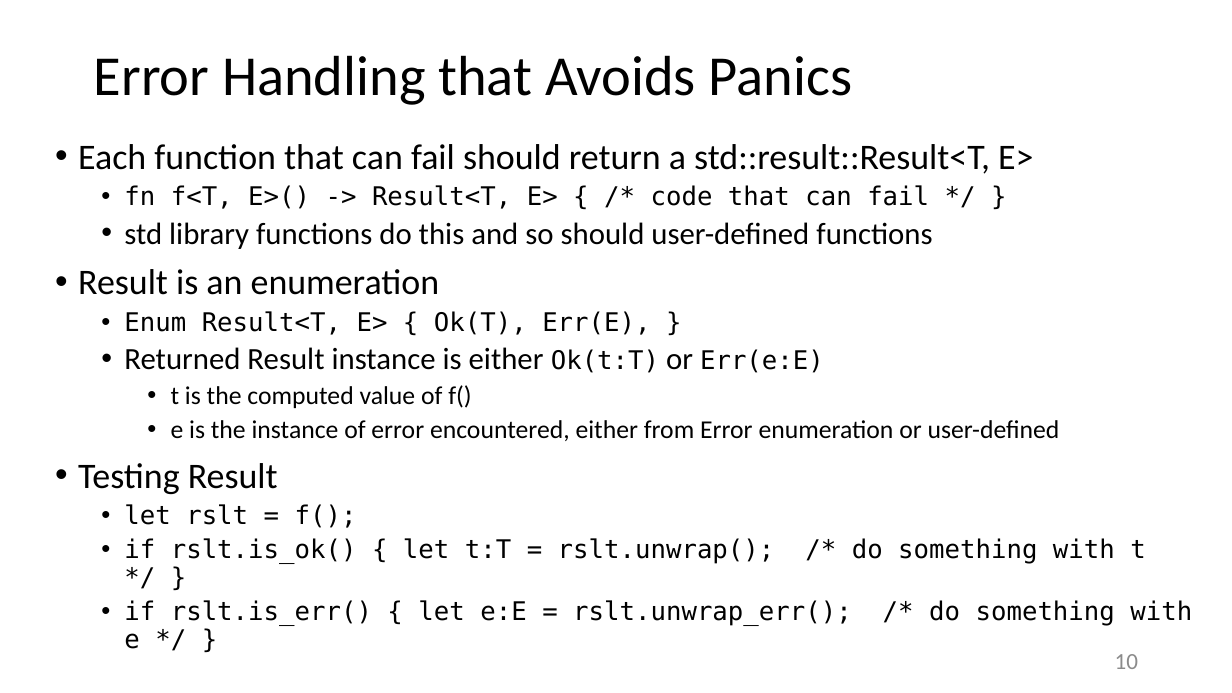
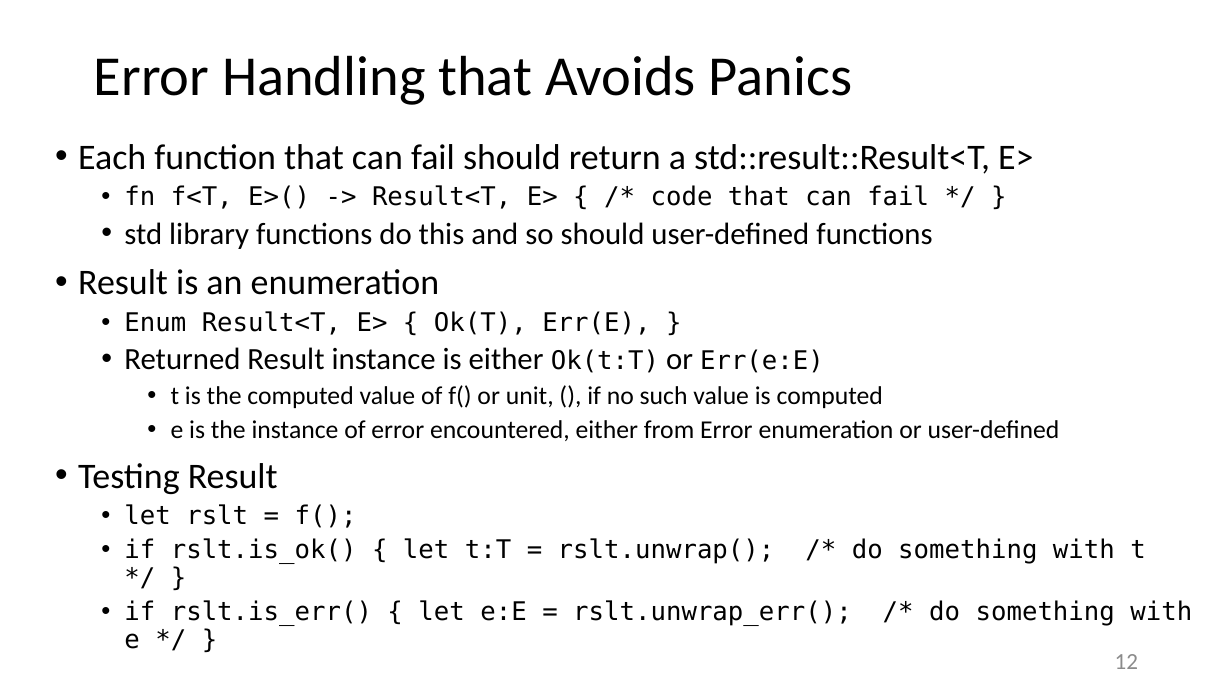
Before and after one commit to JimFawcett/JimFawcett.github.io, a slide deck: slide 12 of Resources/RustErrorHandling.pptx (slide 10 before the commit). Drawn at 1232x693 pixels with LibreOffice and Linux fonts; fonts in the diff are those of the drawing. Boxes give left, top, right and bottom in pixels: in the first picture for what was removed or moved away, otherwise in the second. Text is boxed around its words. In the diff, an @@ line names an element or a change of style, - is before the commit and + after.

```diff
--- a/Resources/RustErrorHandling.pptx
+++ b/Resources/RustErrorHandling.pptx
@@ text at (x1=171, y1=385, x2=883, y2=408): text changed @@
-    • t is the computed value of f()
+    • t is the computed value of f() or unit, (), if no such value is computed
@@ page number at (x1=1115, y1=654, x2=1138, y2=669): text changed @@
-10
+12
```
Also in this commit, not shown: 4 other slides changed, 5 slides added, 1 other file.
